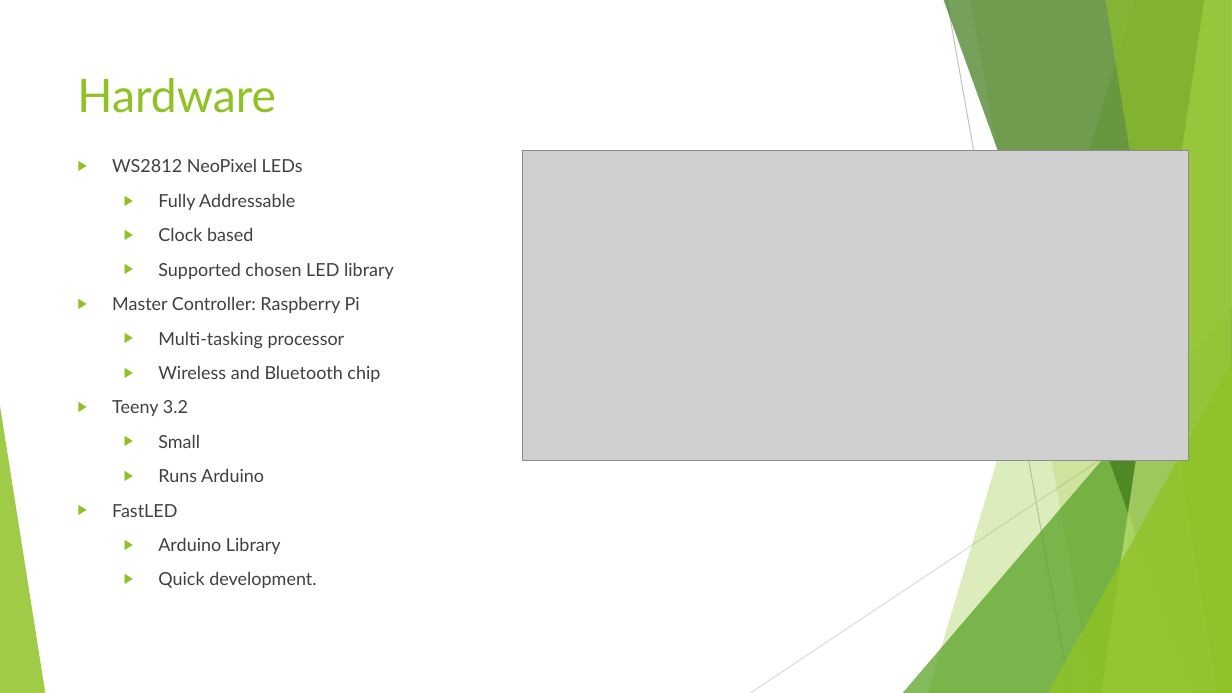
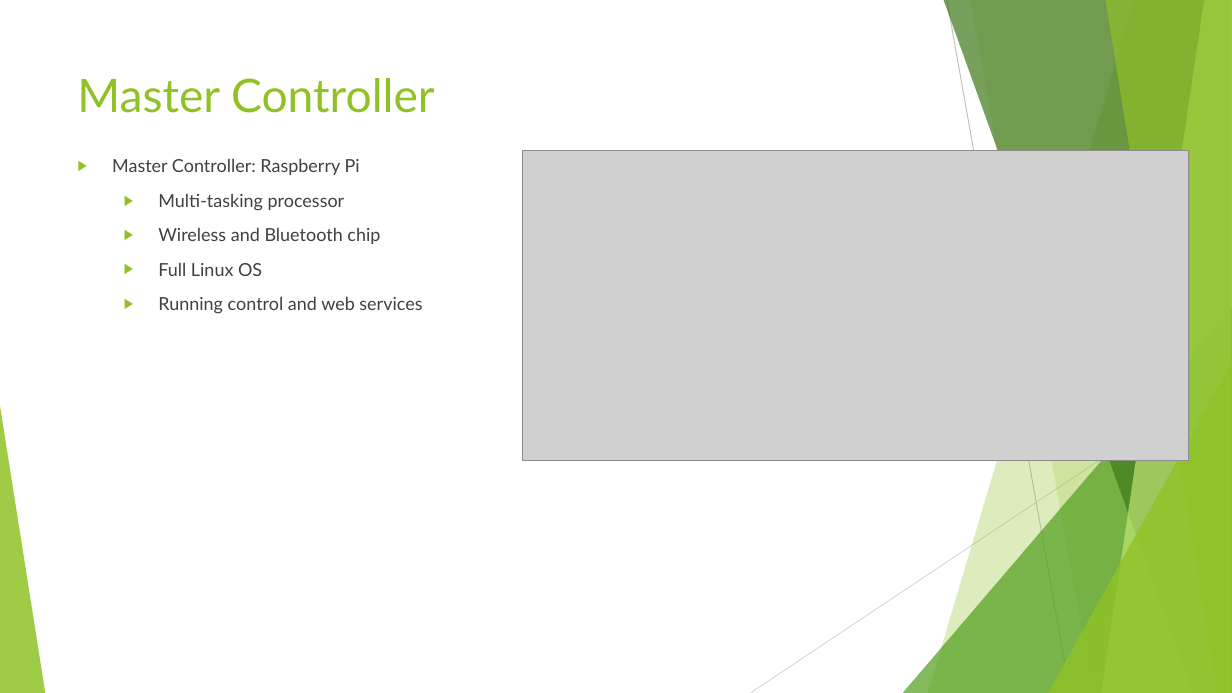
Before and after one commit to HodginAustin/Winter-Is-Coming, a slide deck: slide 13 of Documents/PresentationFall/Fall Presentation.pptx (slide 11 before the commit). Drawn at 1232x693 pixels with LibreOffice and Linux fonts; fonts in the diff are those of the drawing; grey boxes stand for pictures. Boxes give left, top, right and bottom in pixels: in the first picture for what was removed or moved away, otherwise in the second. Text is boxed around its words. In the diff, an @@ line names an element or a change of style, - is before the commit and + after.

Commit message:
Added more hardware slides.

```diff
--- a/Documents/PresentationFall/Fall Presentation.pptx
+++ b/Documents/PresentationFall/Fall Presentation.pptx
@@ text at [77,78,435,113]: text changed @@
-Hardware
+Master Controller
@@ text at [112,158,394,279]: paragraphs removed @@
-▶ WS2812 NeoPixel LEDs
-  ▶ Fully Addressable
-  ▶ Clock based
-  ▶ Supported chosen LED library
@@ text at [158,262,422,314]: text changed @@
-▶ Teeny 3.2
-  ▶ Small
-  ▶ Runs Arduino
-▶ FastLED
-  ▶ Arduino Library
-  ▶ Quick development.
+  ▶ Full Linux OS
+  ▶ Running control and web services
```
Also in this commit, not shown: 3 slides added.
